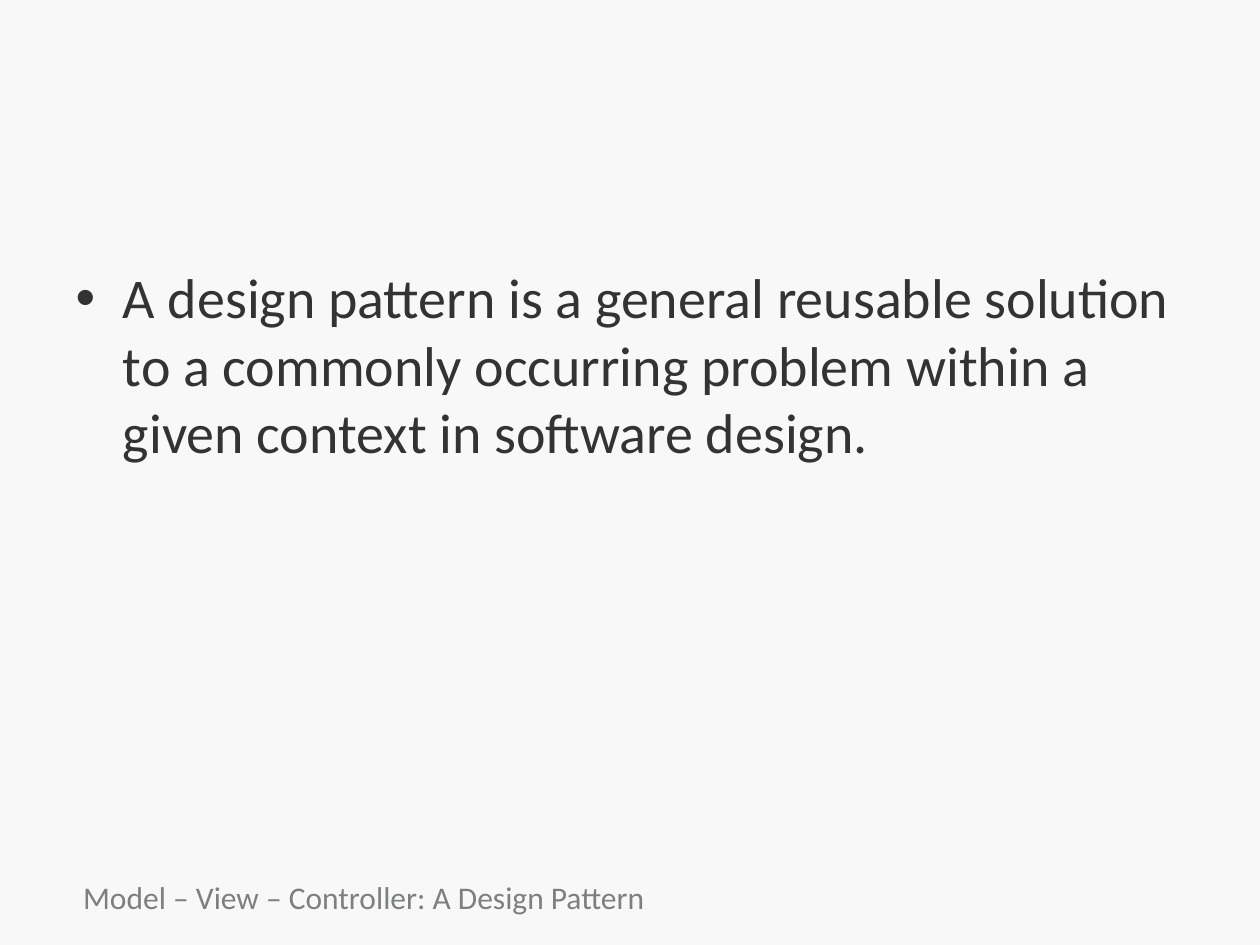
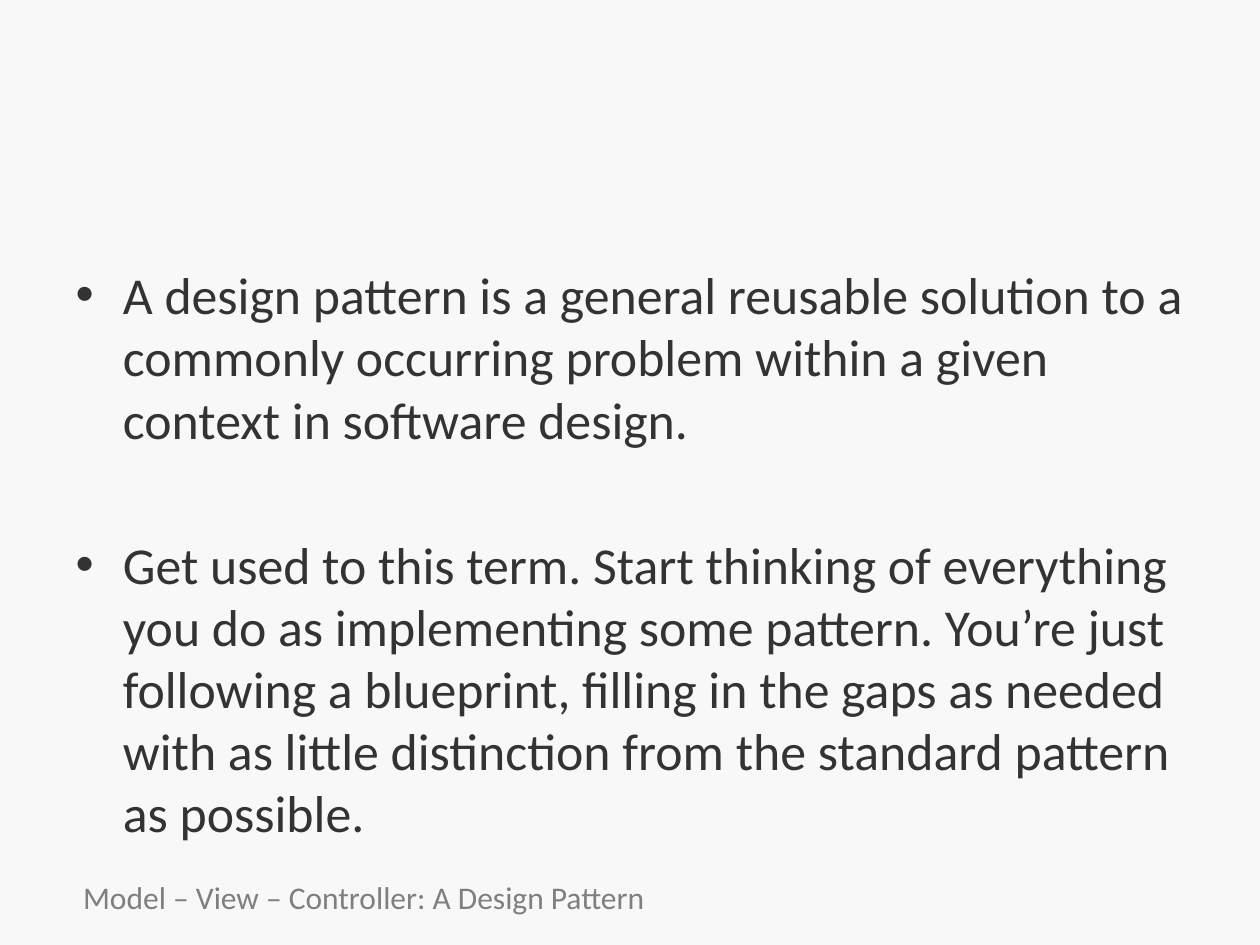
Before and after one commit to bootcoder/lectures, a slide deck: slide 5 of 1phase/ruby-mvc-single-res/HT-MVC.pptx. Drawn at 1260x945 pixels with LibreOffice and Linux fonts; fonts in the diff are those of the drawing; background and template pictures are left out. Boxes give left, top, right and bottom in pixels: in the first picture for what was removed or moved away, otherwise in the second. Text is boxed around its words. In the diff, an @@ line names an element or a change of style, - is before the commit and + after.

Commit message:
update slide with pattern desc

```diff
--- a/1phase/ruby-mvc-single-res/HT-MVC.pptx
+++ b/1phase/ruby-mvc-single-res/HT-MVC.pptx
@@ text at <box>123,278,1183,448</box>: size 32 to 29.6 pt in "A design pattern is a general reusable ..." @@
@@ text at <box>123,548,1170,779</box>: paragraph added @@
+• Get used to this term. Start thinking of everything you do as implementing some pattern. You’re just following a blueprint, filling in the gaps as needed with as little distinction from the standard pattern as possible.
```
Also in this commit, not shown: 1 other slide changed.
